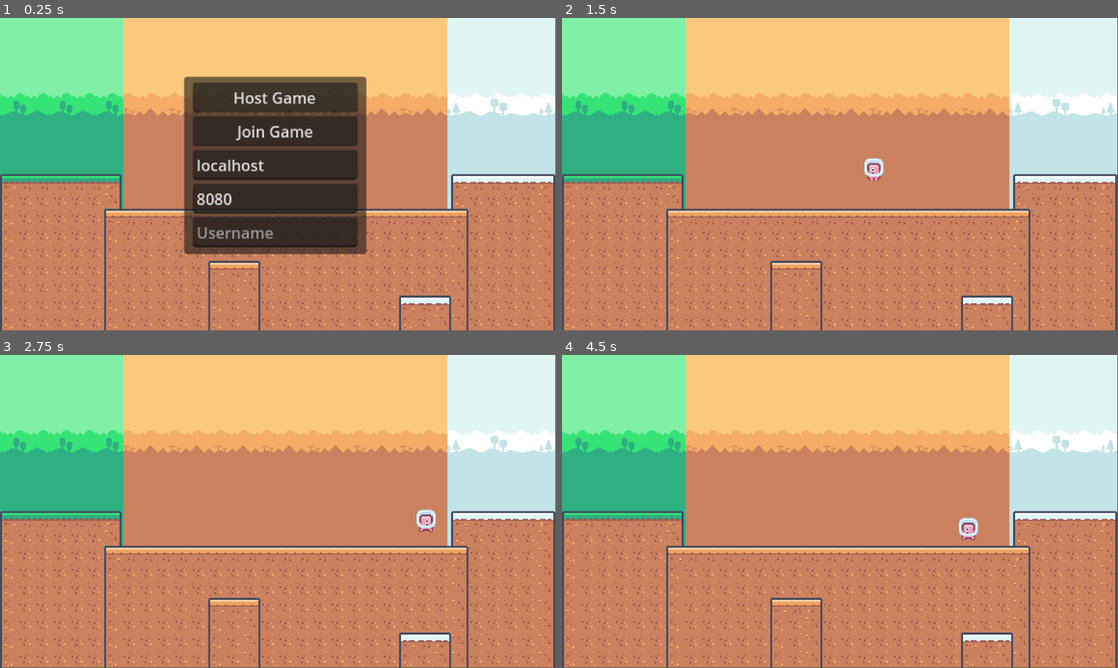
Above: before the commit, frames 1-4 (two rows, left to right).
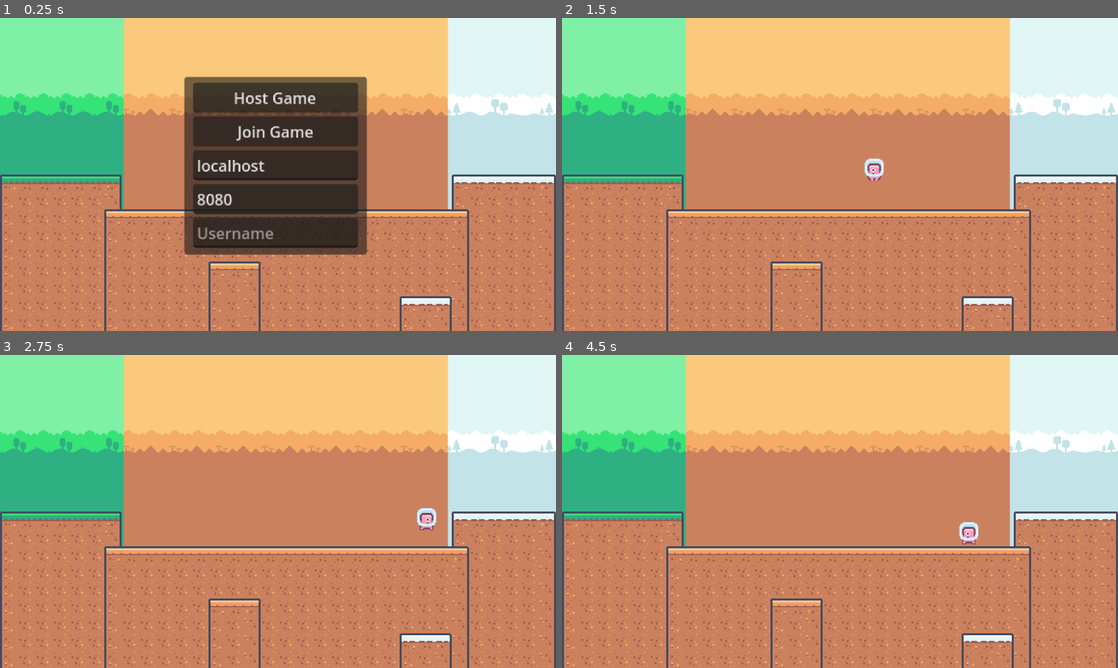
Above: after the commit, the same moments.

Repository: AyaPK/godot_multiplayer_practice
Game: Godot game, scene res://scenes/main.tscn
Two runs of this game, one before a commit and one after it. Both use one fixed random seed, a clock stepped at 60 frames per second and the inputs below.
Inputs (mouse positions are in pixels of both pictures, inside the frame that each line leads up to):
- Up to frame 1 (0.25 s): no input
- Up to frame 2 (1.5 s): click (840, 233) at 0.52 s; type "Alex" at 0.6 s; click "Host Game" at 1.25 s
- Up to frame 3 (2.75 s): tap Enter (ui_accept) at 2, 2.27 s; hold Right (ui_right) from 2.03 s (still down)
- Up to frame 4 (4.5 s): tap Enter (ui_accept) at 3.02 s; release Right (ui_right) at 3.53 s; hold Left (ui_left) 3.53-4.28 s; hold Right (ui_right) from 4.28 s (still down)
In our replay, the window is 799x449 before the commit and 800x450 after it. These sizes can differ from the game's own. Grey fills any space a smaller window leaves; there, only what the larger window draws over its background counts as a difference.

The runs differ from the first frame. In frame 1, 4.5% of the frame differs, in the area x 0-100%, y 0-100%; in frame 2, 4.0%; in frame 3, 4.1%; in frame 4, 4.2%.

Commit message:
Polish stacking behavior

Diff:
--- a/project.godot
+++ b/project.godot
@@ -17,10 +17,7 @@
 
 [display]
 
-window/size/viewport_width=576
-window/size/viewport_height=324
 window/stretch/mode="viewport"
-window/stretch/scale=0.5
 
 [layer_names]
 
--- a/scenes/player.tscn
+++ b/scenes/player.tscn
@@ -32,8 +32,11 @@
 properties/1/spawn = true
 properties/1/replication_mode = 1
 
-[sub_resource type="RectangleShape2D" id="RectangleShape2D_01skm"]
-size = Vector2(20, 21)
+[sub_resource type="RectangleShape2D" id="RectangleShape2D_oi7v2"]
+size = Vector2(20, 21.5)
+
+[sub_resource type="SeparationRayShape2D" id="SeparationRayShape2D_xwx15"]
+length = 13.0
 
 [sub_resource type="Animation" id="Animation_gkx4u"]
 length = 0.001
@@ -112,6 +115,9 @@
 collision_mask = 17
 script = ExtResource("1_nw0qa")
 
+[node name="Camera2D" type="Camera2D" parent="."]
+zoom = Vector2(2, 2)
+
 [node name="MultiplayerSync" type="MultiplayerSynchronizer" parent="."]
 replication_config = SubResource("SceneReplicationConfig_edkeg")
 
@@ -123,9 +129,13 @@
 texture = ExtResource("3_svl3v")
 hframes = 2
 
-[node name="CollisionShape2D" type="CollisionShape2D" parent="."]
-position = Vector2(0, 0.5)
-shape = SubResource("RectangleShape2D_01skm")
+[node name="hitbox" type="CollisionShape2D" parent="."]
+position = Vector2(0, 1.25)
+shape = SubResource("RectangleShape2D_oi7v2")
+
+[node name="push_up" type="CollisionShape2D" parent="."]
+shape = SubResource("SeparationRayShape2D_xwx15")
+one_way_collision = true
 
 [node name="AnimationPlayer" type="AnimationPlayer" parent="."]
 libraries = {
Not shown: 1 places in scenes/player.tscn that only renumber resources
